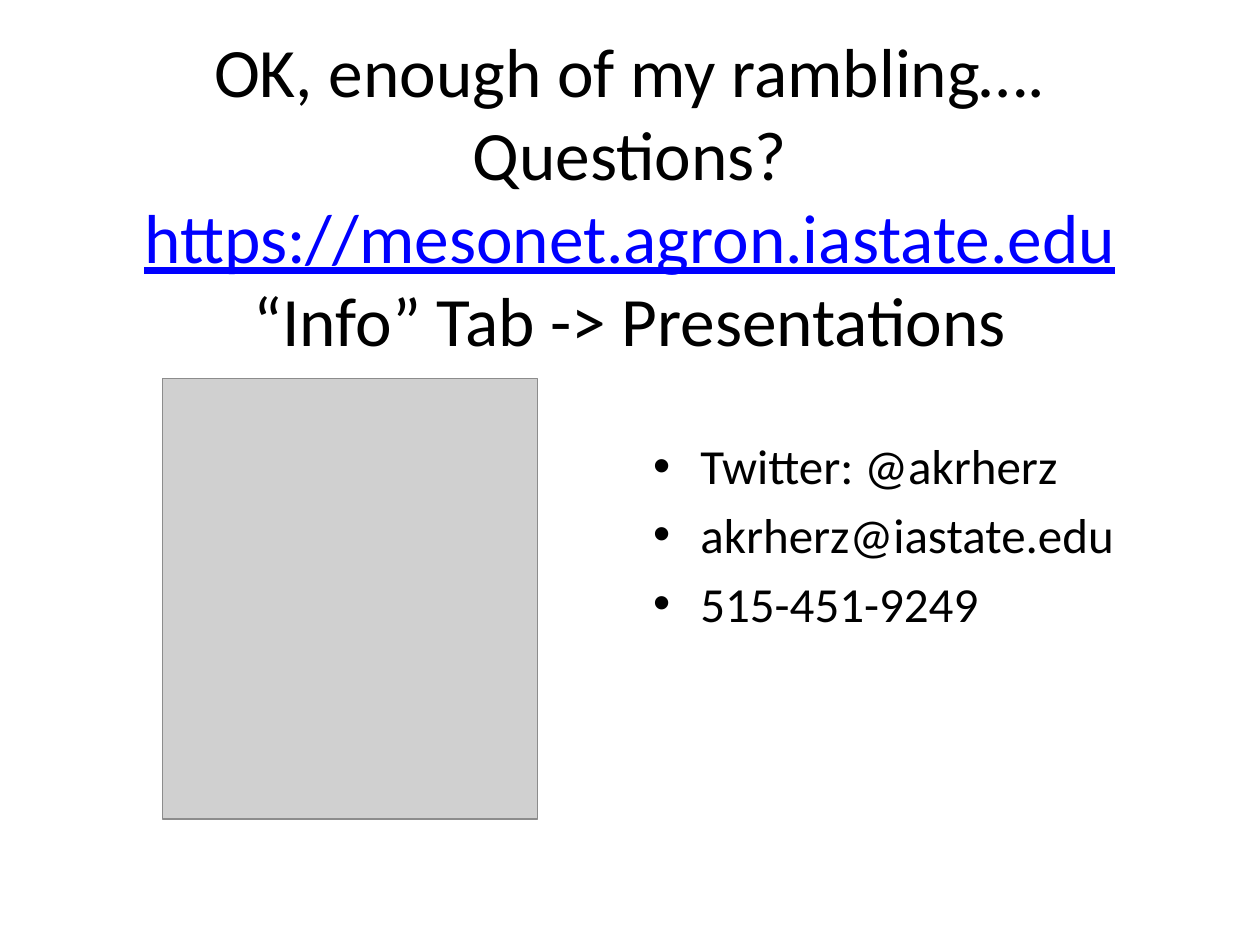
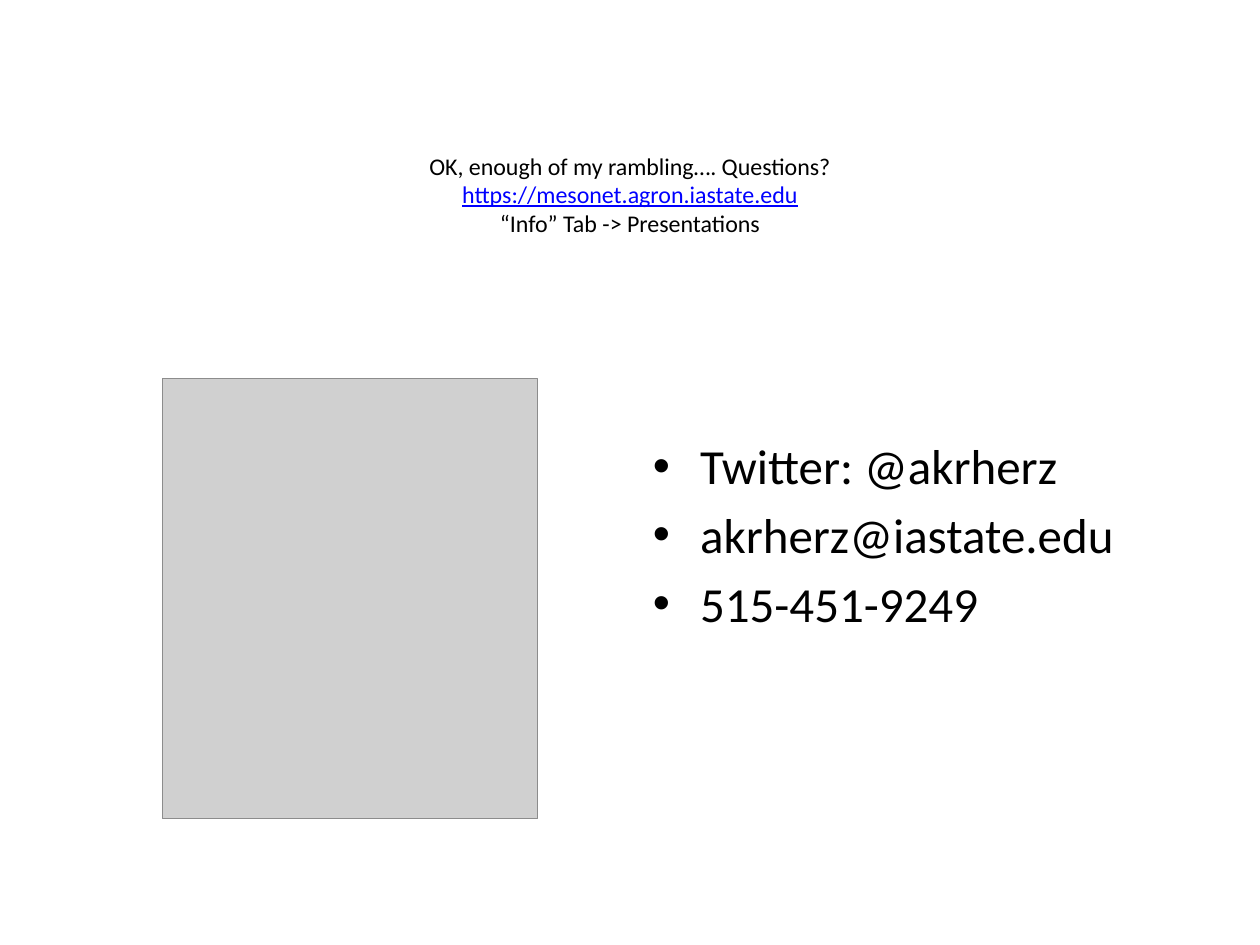
Before and after one commit to akrherz/akrherz, a slide deck: slide 47 of presentations/260825_agron2790/iem.pptx. Drawn at 1260x945 pixels with LibreOffice and Linux fonts; fonts in the diff are those of the drawing; grey boxes stand for pictures. Boxes give left, top, right and bottom in pixels: in the first picture for what was removed or moved away, otherwise in the second. Text is boxed around its words. In the diff, an @@ line names an element or a change of style, - is before the commit and + after.

```diff
--- a/presentations/260825_agron2790/iem.pptx
+++ b/presentations/260825_agron2790/iem.pptx
@@ text "OK, enough of my rambling…. ..." at (429, 158, 831, 232): size 39.6 to 13.6 pt @@
```
Also in this commit, not shown: 32 other slides changed.
